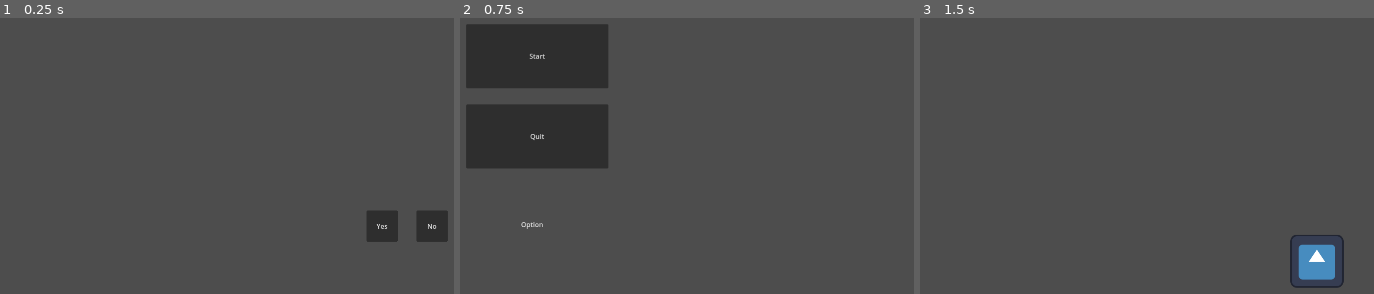
Above: before the commit, frames 1-3 (left to right).
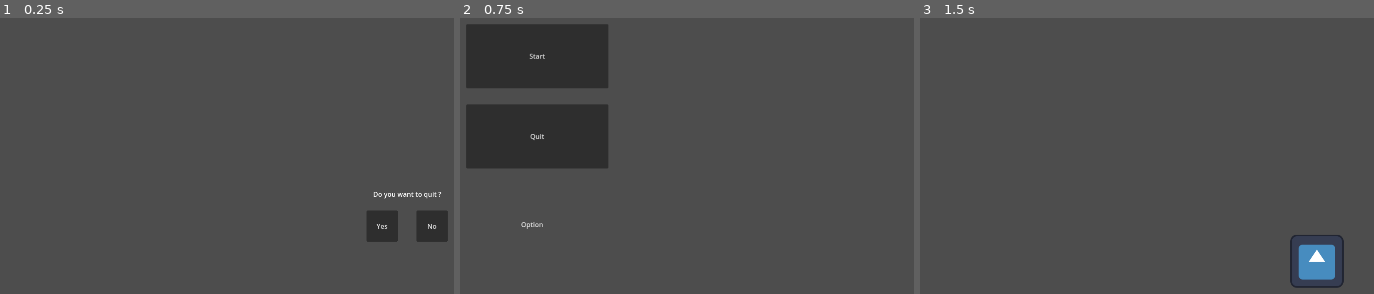
Above: after the commit, the same moments.

Repository: CrazyKamel/ggjMakeMeLaugh
Game: Godot game, scene res://src/ConfirmQuit.tscn
Same seed, same stepped clock (60 frames per second), same inputs: the game is played once before the commit and once after it. This scene is started directly instead of the project's main scene. The engine's default icon, where the game draws it, is replaced by a stand-in: a white triangle on a blue panel in a dark square.
Inputs:
- Up to frame 1 (0.25 s): no input
- Up to frame 2 (0.75 s): click "Yes" at 0.5 s
- Up to frame 3 (1.5 s): click "Start" at 1.25 s

The runs differ from the first frame. In frame 1, 0.1% of the frame differs, in the area x 82-98%, y 63-66%; in frame 2, nothing differs; in frame 3, nothing differs.

Commit message:
Add quit text

Diff:
--- a/src/ConfirmQuit.tscn
+++ b/src/ConfirmQuit.tscn
@@ -27,5 +27,14 @@
 offset_bottom = 615.0
 text = "No"
 
+[node name="Label" type="Label" parent="."]
+layout_mode = 0
+offset_left = 900.0
+offset_top = 489.0
+offset_right = 1097.0
+offset_bottom = 529.0
+text = "Do you want to quit ?"
+horizontal_alignment = 1
+
 [connection signal="pressed" from="Yes" to="." method="_on_yes_pressed"]
 [connection signal="pressed" from="No" to="." method="_on_no_pressed"]
